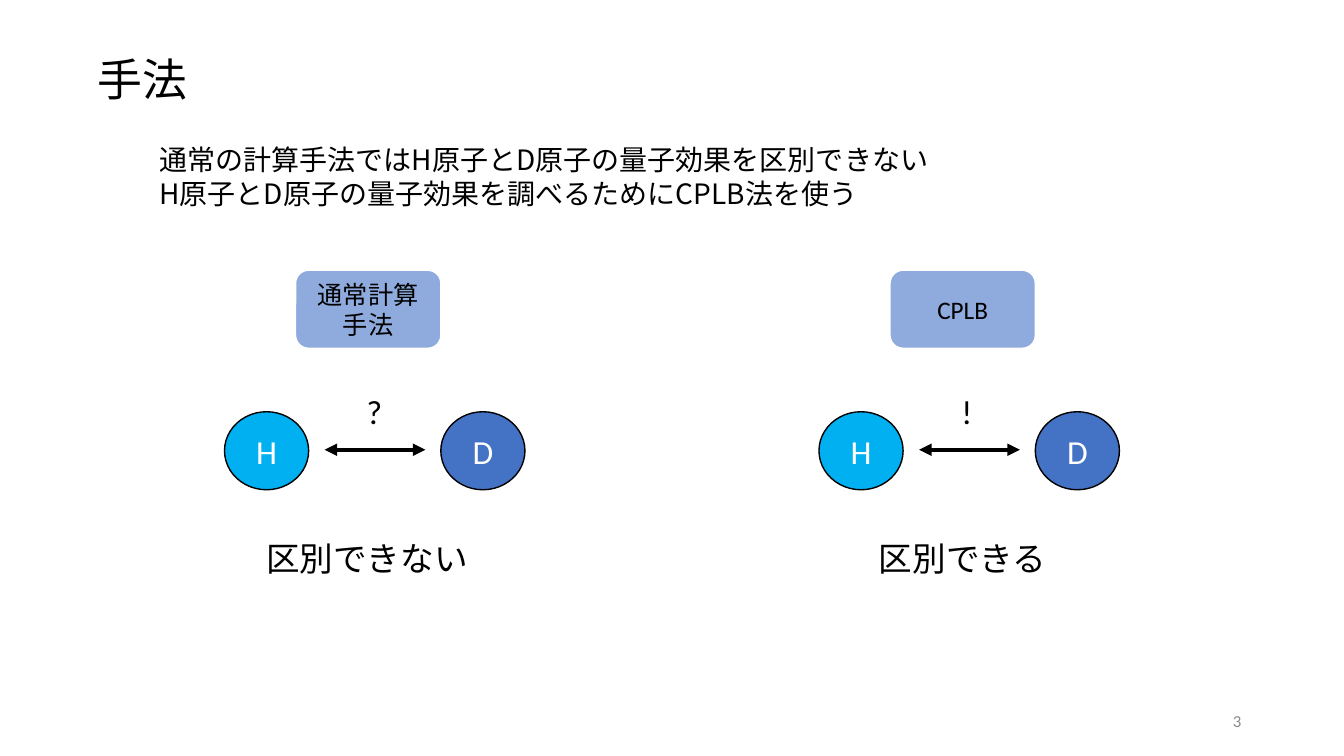
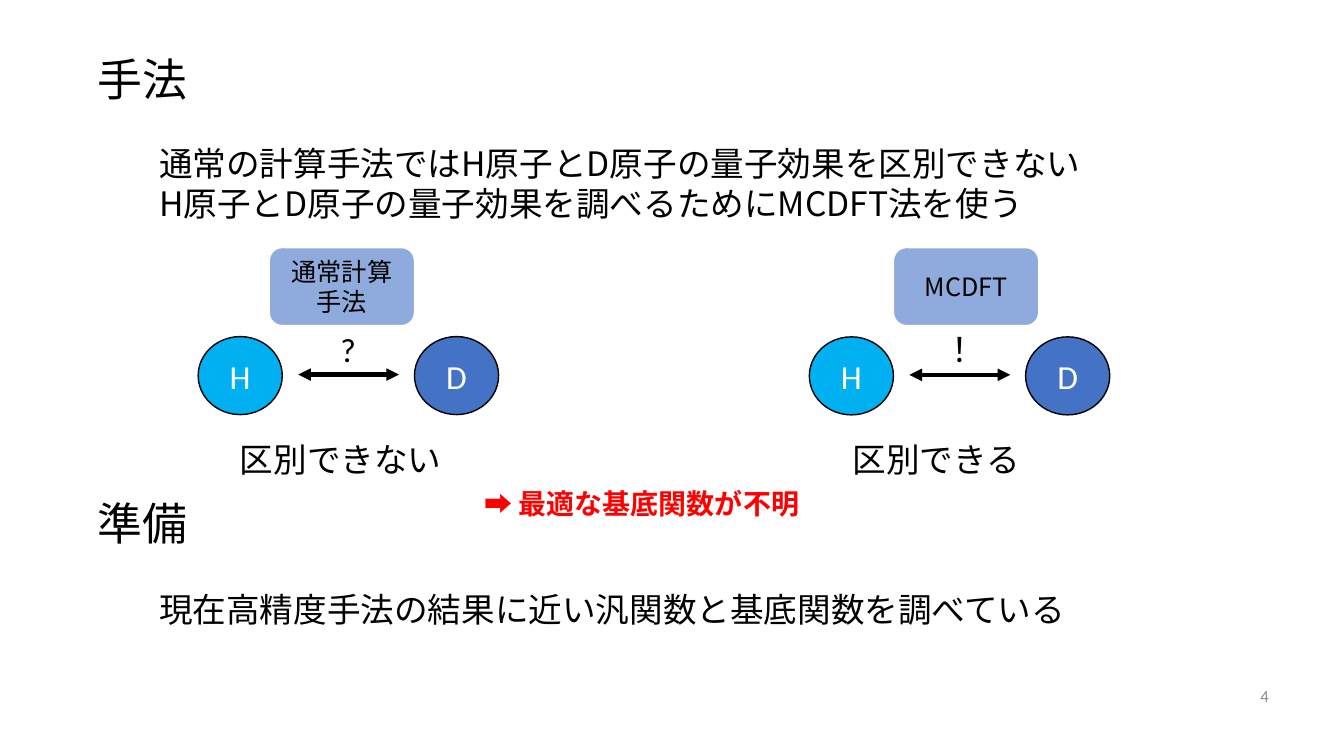
Before and after one commit to tabiseal/Qpcdata, a slide deck: slide 4 of 20231018.pptx (slide 3 before the commit). Drawn at 1344x756 pixels with LibreOffice and Linux fonts; fonts in the diff are those of the drawing. Boxes give left, top, right and bottom in pixels: in the first picture for what was removed or moved away, otherwise in the second. Text is boxed around its words. In the diff, an @@ line names an element or a change of style, - is before the commit and + after.

```diff
--- a/20231018.pptx
+++ b/20231018.pptx
@@ text at [159,147,1080,179]: size 20 to 24 pt in "通常の計算手法ではH原子とD原子の量子効果を区別できない" @@
@@ text at [159,187,1023,219]: text changed; size 20 to 24 pt @@
-H原子とD原子の量子効果を調べるためにCPLB法を使う
+H原子とD原子の量子効果を調べるためにMCDFT法を使う
@@ rounded rectangle "通常計算手法": place and size @@
-rounded rectangle "通常計算手法" at [295,270,441,348]
+rounded rectangle "通常計算手法" at [269,248,414,326]
@@ rounded rectangle added at [893,248,1038,326], fill #8FAADC, outline #FFFFFF 1 pt, 18 pt, text #000000 @@
+MCDFT
@@ rounded rectangle removed at [890,270,1035,348] @@
-CPLB
@@ text "?": place and size @@
-text "?" at [357,386,393,437]
+text "?" at [331,324,367,374]
@@ text at [942,324,978,374]: text changed @@
-!
+！
@@ 2 ellipses, 1 double arrow: place and size @@
-2 ellipses, 1 double arrow at [225,412,524,490]
+2 ellipses, 1 double arrow at [199,337,498,414]
@@ 2 ellipses, 1 double arrow: place and size @@
-2 ellipses, 1 double arrow at [820,412,1119,490]
+2 ellipses, 1 double arrow at [810,337,1110,414]
@@ text "区別できない": place and size @@
-text "区別できない" at [266,543,468,574]
+text "区別できない" at [240,444,442,475]
@@ text "区別できる": place and size @@
-text "区別できる" at [879,543,1046,574]
+text "区別できる" at [853,444,1020,475]
@@ text added at [97,502,187,544], 32 pt, text #000000 @@
+準備
@@ text added at [519,490,799,517], 20 pt, text #FF0000, bold @@
+➡ 最適な基底関数が不明
@@ text added at [159,593,1065,625], 24 pt, text #000000 @@
+現在高精度手法の結果に近い汎関数と基底関数を調べている
@@ page number removed at [1233,716,1241,727] @@
-3
@@ page number added at [1260,691,1268,702], 12 pt, text #8C8C8C @@
+4
```
Also in this commit, not shown: 2 other slides changed, 2 slides added, 1 slide removed.
